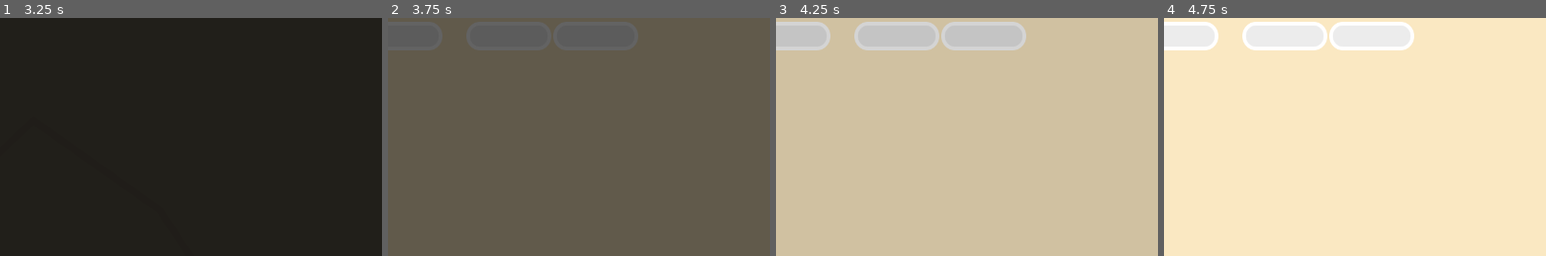
Above: before the commit, frames 1-4 (left to right).
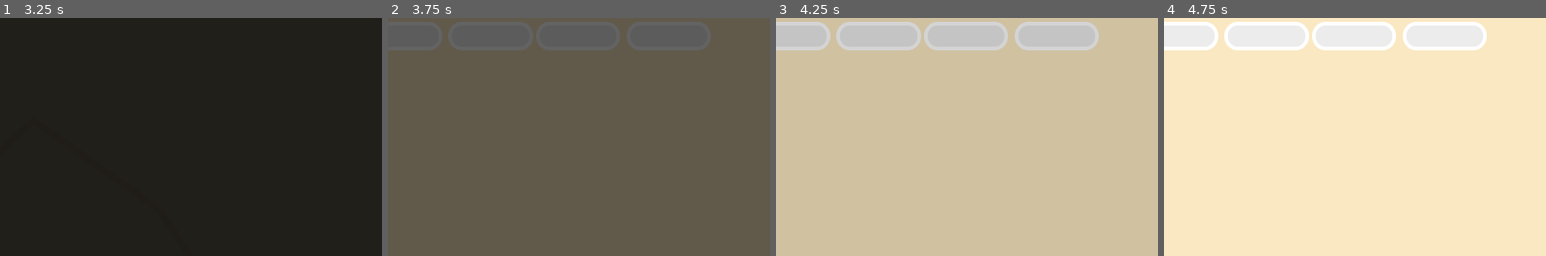
Above: after the commit, the same moments.

Repository: technobroken/MoS_minimalist
Game: Godot game, scene res://Scenes/IntroScene.tscn
Two runs of this game, one before a commit and one after it. Both use one fixed random seed, a clock stepped at 60 frames per second and the inputs below.
Inputs (mouse positions are % of the whole screen's width and height, from its top left):
- Up to frame 1 (3.25 s): click "Campaña" at 0.5 s; move the mouse to (72, 45) at 1.27 s; click (72, 45) at 1.42 s; move the mouse to (30, 55) at 2.02 s; click (30, 55) at 2.17 s; click (11, 29) at 2.75 s
- Up to frame 2 (3.75 s): move the mouse to (60, 28) at 3.52 s; click (60, 28) at 3.67 s
- Up to frame 3 (4.25 s): no input
- Up to frame 4 (4.75 s): move the mouse to (45, 70) at 4.27 s; click (45, 70) at 4.42 s
The pictures show only the part of the screen within x 39-89%, y 0-50%; the shares and areas given below are measured in that part.

Frame 1 is identical in both runs. In frame 3, 3.6% of the frame differs, in the area x 15-85%, y 1-14%; in frame 4, 3.7%.

Commit message:
[FEAT] Panel Reports with basic alpha row design

Diff:
--- a/Code/Prefabs/GUI/PanelBase.tscn
+++ b/Code/Prefabs/GUI/PanelBase.tscn
@@ -6,6 +6,8 @@
 
 [sub_resource type="StyleBoxFlat" id=1]
 bg_color = Color( 0.913725, 0.866667, 0.686275, 1 )
+shadow_size = 5
+shadow_offset = Vector2( 1, 1 )
 
 [sub_resource type="StyleBoxFlat" id=2]
 
--- /dev/null
+++ b/Code/Prefabs/GUI/PanelReports.tscn
@@ -0,0 +1,36 @@
+[gd_scene load_steps=3 format=2]
+
+[ext_resource path="res://Prefabs/GUI/PanelBase.tscn" type="PackedScene" id=1]
+[ext_resource path="res://Prefabs/GUI/PanelReportsRow.tscn" type="PackedScene" id=2]
+
+[node name="PanelReports" instance=ExtResource( 1 )]
+
+[node name="Title" parent="CenterContainer/VBoxContainer/Top/MarginContainer/HBoxContainer" index="0"]
+margin_right = 198.0
+text = "Reportes de ataques"
+
+[node name="Content" parent="CenterContainer/VBoxContainer/Top/MarginContainer/HBoxContainer" index="1"]
+margin_left = 202.0
+
+[node name="ScrollContainer" type="ScrollContainer" parent="CenterContainer/VBoxContainer/Center" index="1"]
+margin_right = 450.0
+margin_bottom = 536.0
+
+[node name="VBoxContainer" type="VBoxContainer" parent="CenterContainer/VBoxContainer/Center/ScrollContainer" index="0"]
+margin_right = 200.0
+margin_bottom = 608.0
+rect_min_size = Vector2( 0, 400 )
+
+[node name="PanelReportsRow" parent="CenterContainer/VBoxContainer/Center/ScrollContainer/VBoxContainer" index="0" instance=ExtResource( 2 )]
+margin_right = 200.0
+margin_bottom = 200.0
+
+[node name="PanelReportsRow2" parent="CenterContainer/VBoxContainer/Center/ScrollContainer/VBoxContainer" index="1" instance=ExtResource( 2 )]
+margin_top = 204.0
+margin_right = 200.0
+margin_bottom = 404.0
+
+[node name="PanelReportsRow3" parent="CenterContainer/VBoxContainer/Center/ScrollContainer/VBoxContainer" index="2" instance=ExtResource( 2 )]
+margin_top = 408.0
+margin_right = 200.0
+margin_bottom = 608.0
--- /dev/null
+++ b/Code/Prefabs/GUI/PanelReportsRow.tscn
@@ -0,0 +1,114 @@
+[gd_scene load_steps=3 format=2]
+
+[ext_resource path="res://Assets/Textures/Tribe1Troop1.png" type="Texture" id=1]
+[ext_resource path="res://Assets/Fonts/TopBarResourceFont.tres" type="DynamicFont" id=2]
+
+[node name="PanelReportsRow" type="Control"]
+rect_min_size = Vector2( 200, 200 )
+
+[node name="VBoxContainer" type="VBoxContainer" parent="."]
+anchor_right = 1.0
+anchor_bottom = 1.0
+
+[node name="Attack" type="HBoxContainer" parent="VBoxContainer"]
+margin_right = 200.0
+margin_bottom = 91.0
+
+[node name="VBoxContainer" type="VBoxContainer" parent="VBoxContainer/Attack"]
+margin_right = 25.0
+margin_bottom = 91.0
+
+[node name="TextureRect" type="TextureRect" parent="VBoxContainer/Attack/VBoxContainer"]
+margin_right = 25.0
+margin_bottom = 23.0
+texture = ExtResource( 1 )
+
+[node name="AmountBefore" type="Label" parent="VBoxContainer/Attack/VBoxContainer"]
+margin_top = 27.0
+margin_right = 25.0
+margin_bottom = 57.0
+custom_fonts/font = ExtResource( 2 )
+text = "10"
+
+[node name="AmountAfter" type="Label" parent="VBoxContainer/Attack/VBoxContainer"]
+margin_top = 61.0
+margin_right = 25.0
+margin_bottom = 91.0
+custom_fonts/font = ExtResource( 2 )
+text = "10"
+
+[node name="VBoxContainer2" type="VBoxContainer" parent="VBoxContainer/Attack"]
+margin_left = 29.0
+margin_right = 54.0
+margin_bottom = 91.0
+
+[node name="TextureRect" type="TextureRect" parent="VBoxContainer/Attack/VBoxContainer2"]
+margin_right = 25.0
+margin_bottom = 23.0
+texture = ExtResource( 1 )
+
+[node name="AmountBefore" type="Label" parent="VBoxContainer/Attack/VBoxContainer2"]
+margin_top = 27.0
+margin_right = 25.0
+margin_bottom = 57.0
+custom_fonts/font = ExtResource( 2 )
+text = "10"
+
+[node name="AmountAfter" type="Label" parent="VBoxContainer/Attack/VBoxContainer2"]
+margin_top = 61.0
+margin_right = 25.0
+margin_bottom = 91.0
+custom_fonts/font = ExtResource( 2 )
+text = "10"
+
+[node name="Defense" type="HBoxContainer" parent="VBoxContainer"]
+margin_top = 95.0
+margin_right = 200.0
+margin_bottom = 186.0
+
+[node name="VBoxContainer" type="VBoxContainer" parent="VBoxContainer/Defense"]
+margin_right = 25.0
+margin_bottom = 91.0
+
+[node name="TextureRect" type="TextureRect" parent="VBoxContainer/Defense/VBoxContainer"]
+margin_right = 25.0
+margin_bottom = 23.0
+texture = ExtResource( 1 )
+
+[node name="AmountBefore" type="Label" parent="VBoxContainer/Defense/VBoxContainer"]
+margin_top = 27.0
+margin_right = 25.0
+margin_bottom = 57.0
+custom_fonts/font = ExtResource( 2 )
+text = "10"
+
+[node name="AmountAfter" type="Label" parent="VBoxContainer/Defense/VBoxContainer"]
+margin_top = 61.0
+margin_right = 25.0
+margin_bottom = 91.0
+custom_fonts/font = ExtResource( 2 )
+text = "10"
+
+[node name="VBoxContainer2" type="VBoxContainer" parent="VBoxContainer/Defense"]
+margin_left = 29.0
+margin_right = 54.0
+margin_bottom = 91.0
+
+[node name="TextureRect" type="TextureRect" parent="VBoxContainer/Defense/VBoxContainer2"]
+margin_right = 25.0
+margin_bottom = 23.0
+texture = ExtResource( 1 )
+
+[node name="AmountBefore" type="Label" parent="VBoxContainer/Defense/VBoxContainer2"]
+margin_top = 27.0
+margin_right = 25.0
+margin_bottom = 57.0
+custom_fonts/font = ExtResource( 2 )
+text = "10"
+
+[node name="AmountAfter" type="Label" parent="VBoxContainer/Defense/VBoxContainer2"]
+margin_top = 61.0
+margin_right = 25.0
+margin_bottom = 91.0
+custom_fonts/font = ExtResource( 2 )
+text = "10"
--- a/Code/Prefabs/GUI/TopBar.tscn
+++ b/Code/Prefabs/GUI/TopBar.tscn
@@ -30,17 +30,16 @@
 margin_right = 1274.0
 margin_bottom = 54.0
 size_flags_horizontal = 3
-custom_constants/separation = 40
+custom_constants/separation = 10
 
 [node name="RawMaterials" parent="ColorRect/MarginContainer/HBoxContainer" instance=ExtResource( 3 )]
 margin_right = 586.0
 size_flags_horizontal = 1
 
 [node name="CityActions" type="HBoxContainer" parent="ColorRect/MarginContainer/HBoxContainer"]
-margin_left = 626.0
-margin_right = 1174.0
+margin_left = 596.0
+margin_right = 884.0
 margin_bottom = 48.0
-size_flags_horizontal = 7
 
 [node name="ProductionButton" type="TextureButton" parent="ColorRect/MarginContainer/HBoxContainer/CityActions"]
 margin_right = 142.0
@@ -71,10 +70,29 @@
 align = 1
 valign = 1
 
+[node name="BattleReports" type="HBoxContainer" parent="ColorRect/MarginContainer/HBoxContainer"]
+margin_left = 894.0
+margin_right = 1044.0
+margin_bottom = 48.0
+size_flags_horizontal = 7
+
+[node name="ReportsButton" type="TextureButton" parent="ColorRect/MarginContainer/HBoxContainer/BattleReports"]
+margin_right = 142.0
+margin_bottom = 48.0
+texture_normal = ExtResource( 4 )
+
+[node name="Label" type="Label" parent="ColorRect/MarginContainer/HBoxContainer/BattleReports/ReportsButton"]
+anchor_right = 1.0
+anchor_bottom = 1.0
+custom_colors/font_color = Color( 0.301961, 0.301961, 0.301961, 1 )
+custom_fonts/font = ExtResource( 5 )
+text = "Reportes"
+align = 1
+valign = 1
+
 [node name="EnemyActions" type="HBoxContainer" parent="ColorRect/MarginContainer/HBoxContainer"]
-visible = false
-margin_left = 954.0
-margin_right = 1174.0
+margin_left = 1054.0
+margin_right = 1204.0
 margin_bottom = 48.0
 size_flags_horizontal = 7
 
@@ -101,5 +119,6 @@
 
 [connection signal="pressed" from="ColorRect/MarginContainer/HBoxContainer/CityActions/ProductionButton" to="." method="_on_ProductionButton_pressed"]
 [connection signal="pressed" from="ColorRect/MarginContainer/HBoxContainer/CityActions/TroopsButton" to="." method="_on_TroopsButton_pressed"]
+[connection signal="pressed" from="ColorRect/MarginContainer/HBoxContainer/BattleReports/ReportsButton" to="." method="_on_ReportsButton_pressed"]
 [connection signal="pressed" from="ColorRect/MarginContainer/HBoxContainer/EnemyActions/AttackButton" to="." method="_on_AttackButton_pressed"]
 [connection signal="pressed" from="ColorRect/MarginContainer/HBoxContainer/MenuButton" to="." method="_on_MenuButton_pressed"]
--- a/Code/Prefabs/TravelingTroops.tscn
+++ b/Code/Prefabs/TravelingTroops.tscn
@@ -10,6 +10,7 @@
 collision_mask = 3
 monitorable = false
 script = ExtResource( 2 )
+Speed = 50
 
 [node name="Sprite" type="Sprite" parent="."]
 texture = ExtResource( 1 )
--- a/Code/Scenes/PlayScene.tscn
+++ b/Code/Scenes/PlayScene.tscn
@@ -9,6 +9,7 @@
 [ext_resource path="res://Prefabs/GUI/PanelTroops.tscn" type="PackedScene" id=7]
 [ext_resource path="res://Prefabs/GUI/PanelEndGame.tscn" type="PackedScene" id=8]
 [ext_resource path="res://Assets/Audio/POL-green-town-short.wav" type="AudioStream" id=9]
+[ext_resource path="res://Prefabs/GUI/PanelReports.tscn" type="PackedScene" id=10]
 
 [node name="PlayScene" type="Node"]
 script = ExtResource( 2 )
@@ -36,6 +37,9 @@
 [node name="PanelEndGame" parent="HUD" instance=ExtResource( 8 )]
 visible = false
 
+[node name="PanelReports" parent="HUD" instance=ExtResource( 10 )]
+visible = false
+
 [node name="AudioStreamPlayer" type="AudioStreamPlayer" parent="."]
 stream = ExtResource( 9 )
 volume_db = -8.0
--- a/Code/Scripts/GUI/TopBar.gd
+++ b/Code/Scripts/GUI/TopBar.gd
@@ -1,7 +1,10 @@
 extends Control
 class_name TopBar
 
-enum EActions{ATTACK_CITY_ACTION,PRODUCTION_CITY_ACTION,TROOPS_CITY_ACTION}
+enum EActions{
+	ATTACK_CITY_ACTION,PRODUCTION_CITY_ACTION,TROOPS_CITY_ACTION,
+	REPORTS_ACTION
+}
 signal sig_menu_button_pressed()
 signal sig_city_action()
 onready var _RawMaterials:=$ColorRect/MarginContainer/HBoxContainer/RawMaterials as RawMaterialsTopBar
@@ -22,14 +25,17 @@
 	if _city_obj!=null:
 		_RawMaterials.set_materials(_city_obj._raw_materials)
 
-func _on_MenuButton_pressed()->void:
-	emit_signal("sig_menu_button_pressed")
-
-func _on_AttackButton_pressed()->void:
-	emit_signal("sig_city_action",EActions.ATTACK_CITY_ACTION)
+func _on_ReportsButton_pressed()->void:
+	emit_signal("sig_city_action",EActions.REPORTS_ACTION)
 
 func _on_ProductionButton_pressed()->void:
 	emit_signal("sig_city_action",EActions.PRODUCTION_CITY_ACTION)
 
 func _on_TroopsButton_pressed()->void:
 	emit_signal("sig_city_action",EActions.TROOPS_CITY_ACTION)
+
+func _on_AttackButton_pressed()->void:
+	emit_signal("sig_city_action",EActions.ATTACK_CITY_ACTION)
+
+func _on_MenuButton_pressed()->void:
+	emit_signal("sig_menu_button_pressed")
--- /dev/null
+++ b/Code/Scripts/Objects/AttackReportObj.gd
@@ -0,0 +1,12 @@
+extends Reference
+class_name AttackReportObj
+
+var attack:TroopsObj
+var defense:TroopsObj
+var source_city:CityObj
+var target_city:CityObj
+var attack_result:TroopsObj
+var defense_result:TroopsObj
+
+func _init()->void:
+	pass # Replace with function body.
--- a/Code/Scripts/Scenes/PlayScene.gd
+++ b/Code/Scripts/Scenes/PlayScene.gd
@@ -8,6 +8,7 @@
 onready var _PanelProduction:=$HUD/PanelProduction as PanelProduction
 onready var _PanelTroops:=$HUD/PanelTroops as PanelTroops
 onready var _PanelAttack:=$HUD/PanelAttack as PanelAttack
+onready var _PanelReports:=$HUD/PanelReports as PanelBase
 onready var _PanelEndGame:=$HUD/PanelEndGame as PanelEndGame
 var _human_city_selected:HumanCity
 var _npc_city_selected:NpcCity
@@ -56,6 +57,8 @@
 			_PanelTroops.show()
 		TopBar.EActions.ATTACK_CITY_ACTION:
 			_PanelAttack.show()
+		TopBar.EActions.REPORTS_ACTION:
+			_PanelReports.show()
 
 func sig_panel_endgame_closed(action:int,params:={})->void:
 	match action:
--- a/Code/Scripts/TravelingTroops.gd
+++ b/Code/Scripts/TravelingTroops.gd
@@ -3,7 +3,8 @@
 
 signal sig_attack_done()
 enum EState{TRAVELING,IN_BATTLE}
-var _speed:float=300
+export var Speed:int=300
+var _speed:float
 var _direction:Vector2
 var _source_city:City
 var _attack_troops_obj:TroopsObj
@@ -17,7 +18,7 @@
 	_state=EState.TRAVELING
 
 func _ready()->void:
-	pass # Replace with function body.
+	_speed=Speed
 
 func _process(delta:float)->void:
 	position+=_direction*_speed*delta
--- a/Code/project.godot
+++ b/Code/project.godot
@@ -19,6 +19,11 @@
 "language": "GDScript",
 "path": "res://Scripts/Objects/AttackObj.gd"
 }, {
+"base": "Reference",
+"class": "AttackReportObj",
+"language": "GDScript",
+"path": "res://Scripts/Objects/AttackReportObj.gd"
+}, {
 "base": "CanvasLayer",
 "class": "CampaingScene",
 "language": "GDScript",
@@ -192,6 +197,7 @@
 _global_script_class_icons={
 "ActionPanel": "",
 "AttackObj": "",
+"AttackReportObj": "",
 "CampaingScene": "",
 "City": "",
 "CityObj": "",
Not shown: 1 places in Code/Scenes/PlayScene.tscn that only renumber resources
